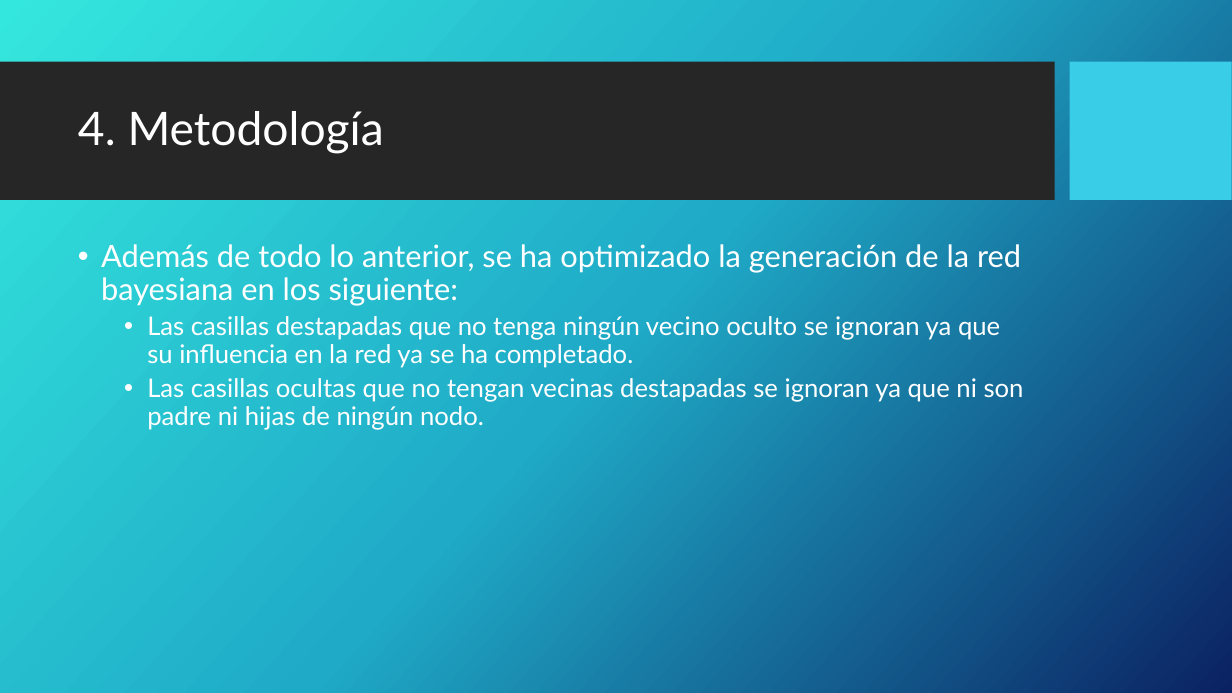
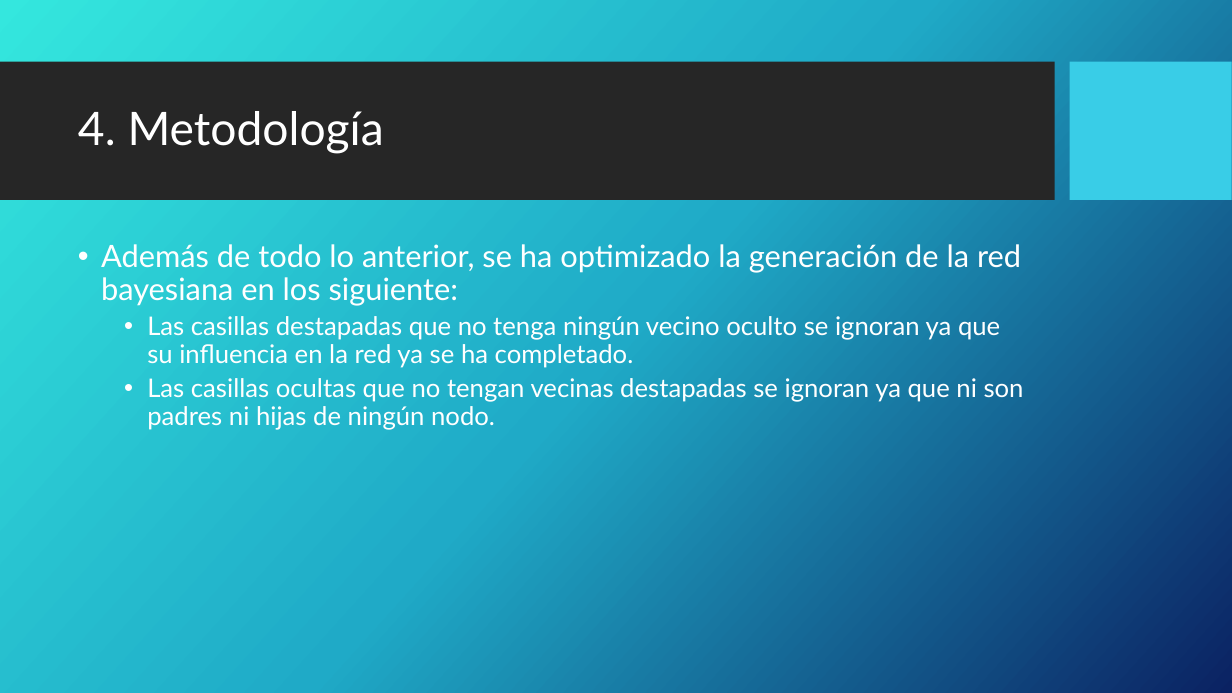
Before and after one commit to luciadcf/Trabajo-IA-Tetris, a slide deck: slide 14 of El Buscaminas.pptx. Drawn at 1232x693 pixels with LibreOffice and Linux fonts; fonts in the diff are those of the drawing; background and template pictures are left out. Boxes give left, top, right and bottom in pixels: in the first picture for what was removed or moved away, otherwise in the second. Text is boxed around its words. In the diff, an @@ line names an element or a change of style, - is before the commit and + after.

Commit message:
presentacion final

```diff
--- a/El Buscaminas.pptx
+++ b/El Buscaminas.pptx
@@ text at (147, 378, 1024, 430): text changed @@
-  • Las casillas ocultas que no tengan vecinas destapadas se ignoran ya que ni son padre ni hijas de ningún nodo.
+  • Las casillas ocultas que no tengan vecinas destapadas se ignoran ya que ni son padres ni hijas de ningún nodo.
```
Also in this commit, not shown: 3 other slides changed.
